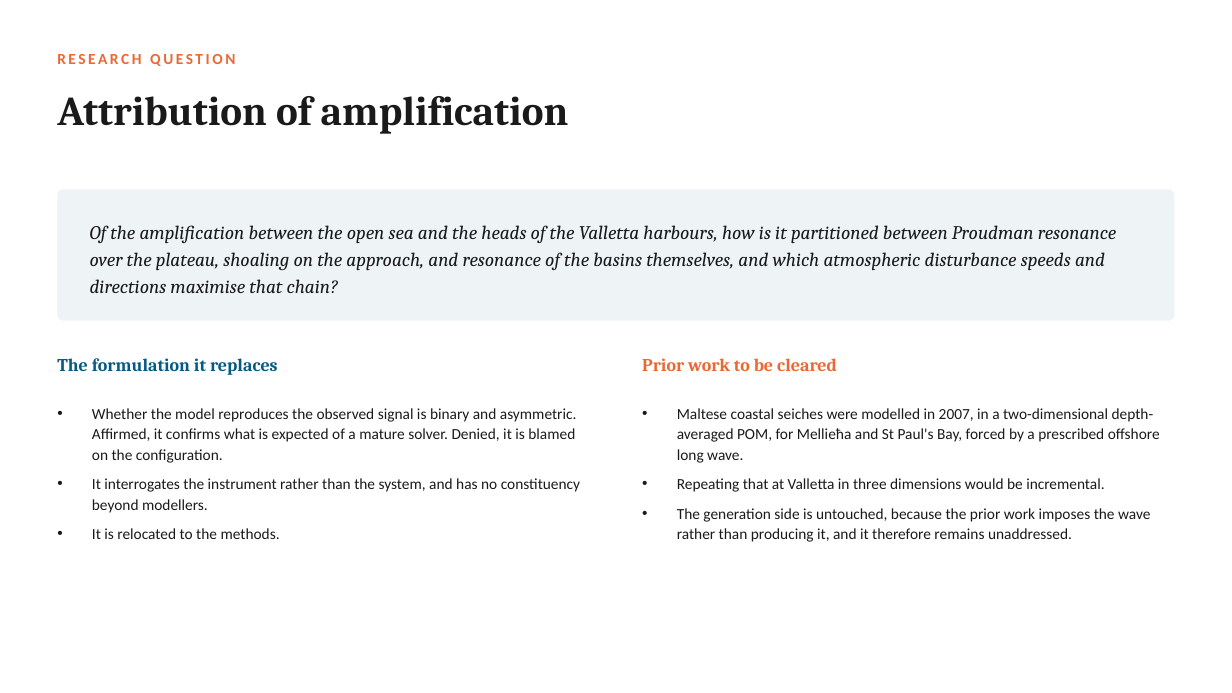
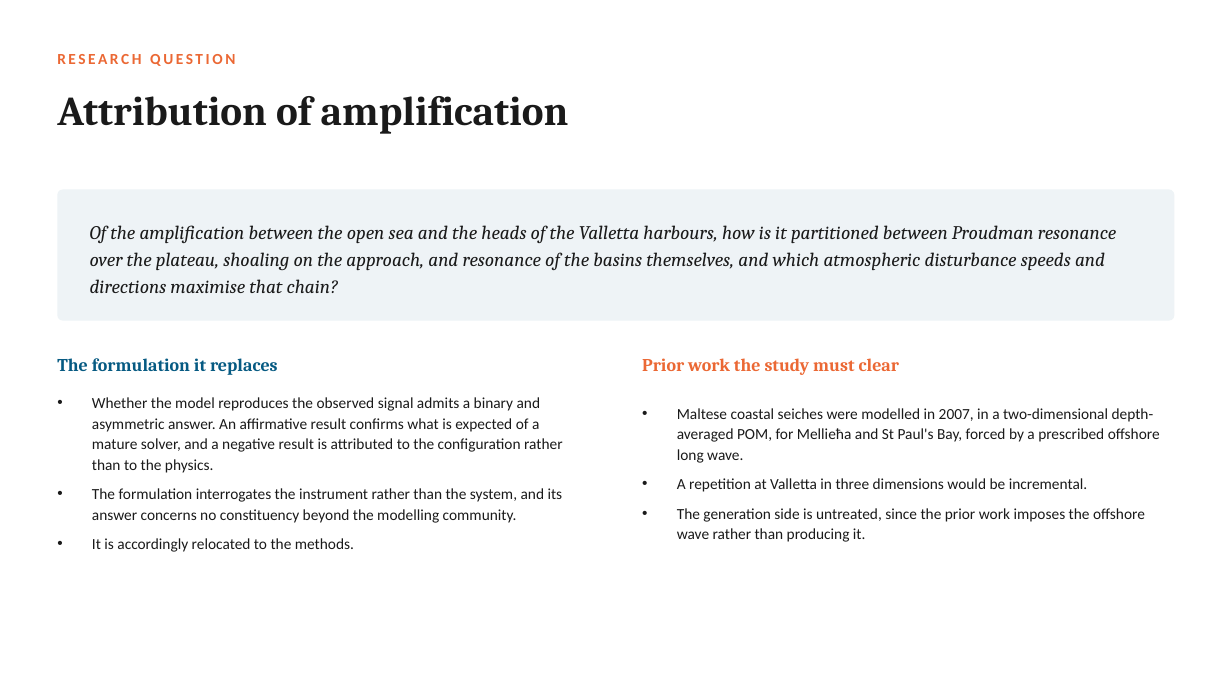
Before and after one commit to cicero-martins/MaltaDT, a slide deck: slide 8 of docs/valletta_model_concept_2026-09-25.pptx. Drawn at 1232x693 pixels with LibreOffice and Linux fonts; fonts in the diff are those of the drawing. Boxes give left, top, right and bottom in pixels: in the first picture for what was removed or moved away, otherwise in the second. Text is boxed around its words. In the diff, an @@ line names an element or a change of style, - is before the commit and + after.

Commit message:
docs(deck): rewrite the prose, the previous pass having been cosmetic
The preceding commit changed the section labels and the slide titles and left
the sentences beneath them in the voice of a memorandum. The checker reported
nothing because its patterns address labels rather than voice, and the deck
was declared finished on that basis. The reader observed that nothing had
changed, which was correct.

Twenty-eight passages are rewritten at the level of the sentence. The
departures were sentence fragments presented as statements, antithesis carried
into the body text after being removed from the titles, elliptical
constructions of the form "Affirmed, it confirms; denied, it is blamed",
colloquial verbs for physical processes, and one direct address to the
audience in a slide that will be shown to it.

Three boxes needed refitting once the sentences grew, one of them by a single
character past the width of a line.

The lesson is recorded with the feedback in memory. A label is not a register,
and when the register is what was asked for, the text is rewritten sentence by
sentence and read in full rather than passed through a checker whose patterns
were never designed to hear voice.

```diff
--- a/docs/valletta_model_concept_2026-09-25.pptx
+++ b/docs/valletta_model_concept_2026-09-25.pptx
@@ text at [642, 358, 900, 375]: text changed @@
-Prior work to be cleared
+Prior work the study must clear
@@ text at [92, 397, 563, 552]: text changed @@
-• Whether the model reproduces the observed signal is binary and asymmetric. Affirmed, it confirms what is expected of a mature solver. Denied, it is blamed on the configuration.
-• It interrogates the instrument rather than the system, and has no constituency beyond modellers.
-• It is relocated to the methods.
+• Whether the model reproduces the observed signal admits a binary and asymmetric answer. An affirmative result confirms what is expected of a mature solver, and a negative result is attributed to the configuration rather than to the physics.
+• The formulation interrogates the instrument rather than the system, and its answer concerns no constituency beyond the modelling community.
+• It is accordingly relocated to the methods.
@@ text at [677, 478, 1145, 542]: text changed @@
-• Repeating that at Valletta in three dimensions would be incremental.
-• The generation side is untouched, because the prior work imposes the wave rather than producing it, and it therefore remains unaddressed.
+• A repetition at Valletta in three dimensions would be incremental.
+• The generation side is untreated, since the prior work imposes the offshore wave rather than producing it.
```
Also in this commit, not shown: 6 other slides changed, 1 other file.
